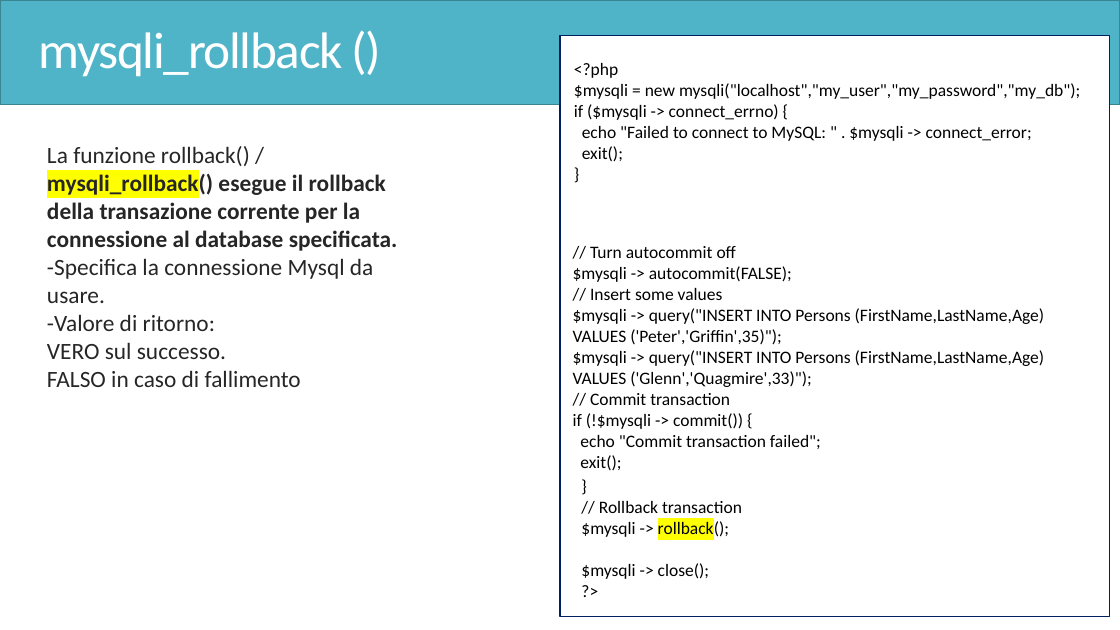
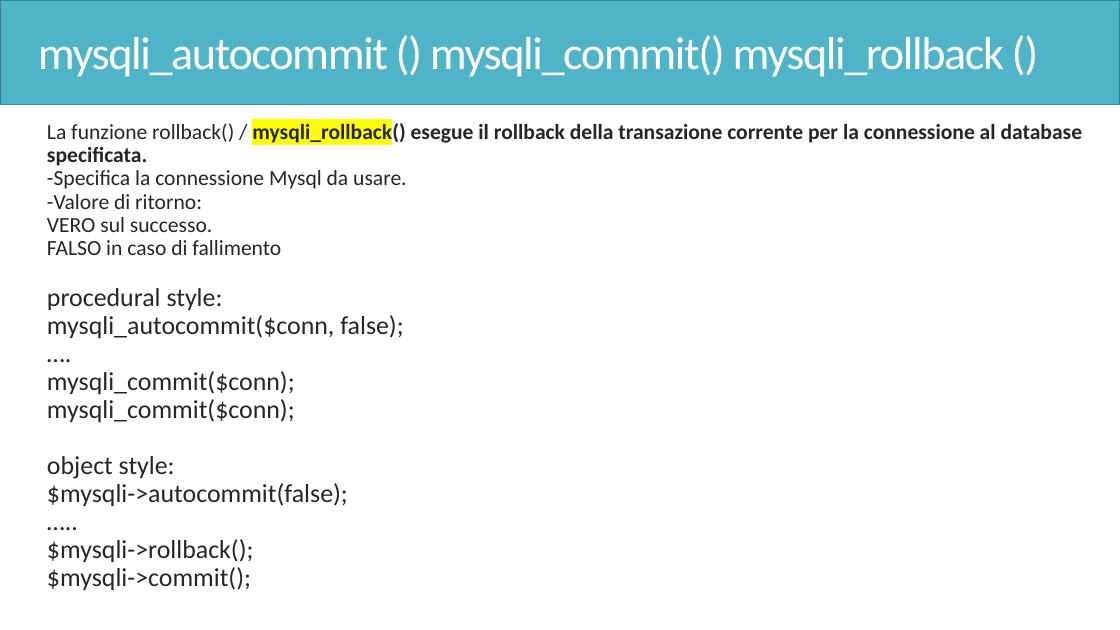
Before and after one commit to ingEnricoGiorgi/corso-magento-php, a slide deck: slide 252 of PHP.pptx (slide 254 before the commit). Drawn at 1120x630 pixels with LibreOffice and Linux fonts; fonts in the diff are those of the drawing. Boxes give left, top, right and bottom in pixels: in the first picture for what was removed or moved away, otherwise in the second. Text is boxed around its words. In the diff, an @@ line names an element or a change of style, - is before the commit and + after.

```diff
--- a/PHP.pptx
+++ b/PHP.pptx
@@ title at (x1=38, y1=35, x2=1004, y2=77): text changed; size 44 to 39.6 pt @@
-mysqli_rollback ()
+mysqli_autocommit () mysqli_commit() mysqli_rollback ()
@@ rectangle removed at (x1=560, y1=36, x2=1110, y2=617) @@
@@ text removed at (x1=574, y1=63, x2=1080, y2=162) @@
-  <?php
-  $mysqli = new mysqli("localhost","my_user","my_password","my_db");
-  if ($mysqli -> connect_errno) {
-  echo "Failed to connect to MySQL: " . $mysqli -> connect_error;
-  exit();
-  }
@@ text "La funzione rollback() / mysqli_rollback() ..." moved from (x1=47, y1=146, x2=398, y2=387) to (x1=47, y1=121, x2=1083, y2=590) @@
@@ text at (x1=47, y1=121, x2=1083, y2=255): size 20 to 18.5 pt in "La funzione rollback() / mysqli_rollback() esegue il ...", "-Specifica la connessione Mysql da usare.", "-Valore di ritorno: VERO sul successo. FALSO ..."; line spacing 1 to 0.9 @@
@@ text removed at (x1=573, y1=246, x2=1045, y2=470) @@
-// Turn autocommit off
-$mysqli -> autocommit(FALSE);
-// Insert some values
-$mysqli -> query("INSERT INTO Persons (FirstName,LastName,Age)
-VALUES ('Peter','Griffin',35)");
-$mysqli -> query("INSERT INTO Persons (FirstName,LastName,Age)
-VALUES ('Glenn','Quagmire',33)");
-// Commit transaction
-if (!$mysqli -> commit()) {
-echo "Commit transaction failed";
-exit();
@@ text at (x1=47, y1=288, x2=403, y2=590): paragraphs added @@
+  procedural style:
+  mysqli_autocommit($conn, false);
+  ….
+  mysqli_commit($conn);
+  mysqli_commit($conn);
+  object style:
+  $mysqli->autocommit(false);
+  …..
+  $mysqli->rollback();
+  $mysqli->commit();
@@ text removed at (x1=581, y1=501, x2=742, y2=579) @@
-}
-// Rollback transaction
-$mysqli -> rollback();
-$mysqli -> close();
-?>
```
Also in this commit, not shown: 51 other slides changed, 1 slide added, 2 slides removed, 14 other files.
